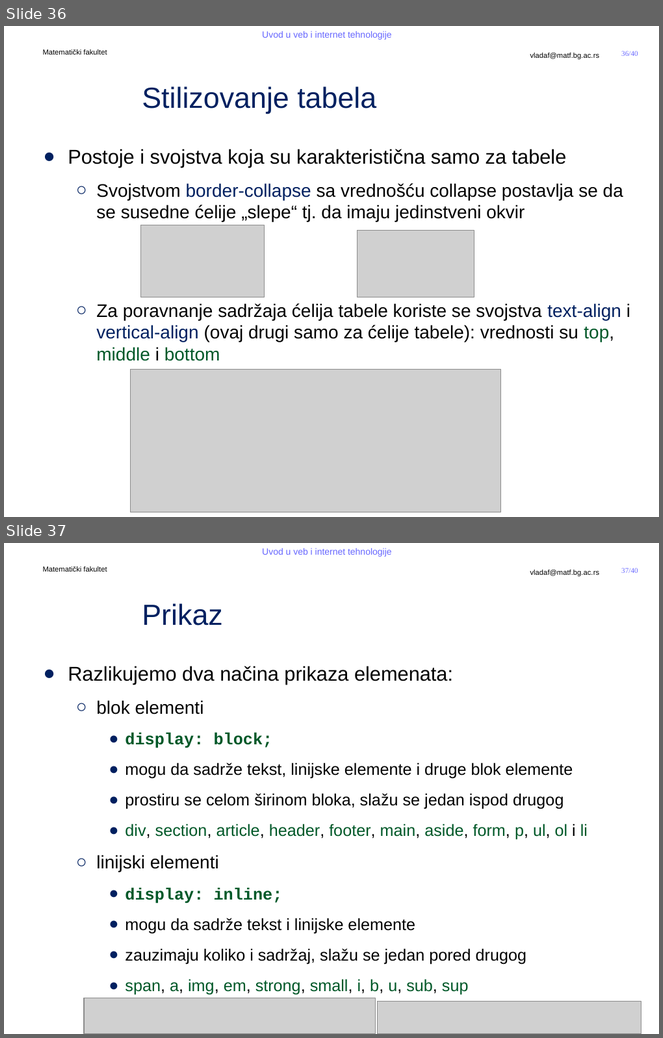
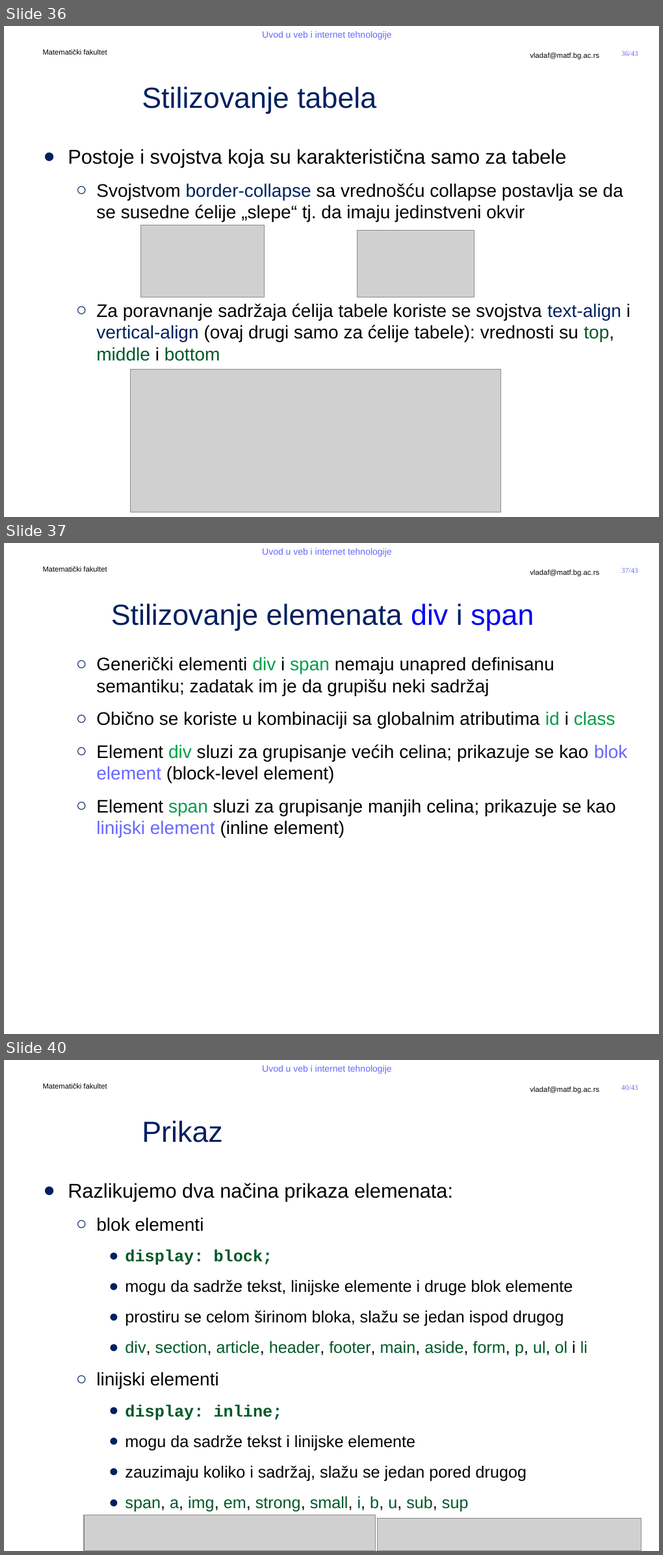
Before and after one commit to MatfUVIT/info, a slide deck: predavanja/prezentacije/UVIT04-01-Stilovi-CSS.pptx. Shown one above the other, each under a label of ours: slides 36 and 37 before the commit, slides 36, 37 and 40 after it; the slides between them are not shown. The pictures are 663x1038 and 663x1555 pixels, drawn with LibreOffice and Linux fonts; fonts in the diff are those of the drawing; grey boxes stand for pictures; background and template pictures are left out. Boxes give left, top, right and bottom in pixels: in the first picture for what was removed or moved away, otherwise in the second. Text is boxed around its words. In the diff, an @@ line names an element or a change of style, - is before the commit and + after.

```diff
--- a/predavanja/prezentacije/UVIT04-01-Stilovi-CSS.pptx
+++ b/predavanja/prezentacije/UVIT04-01-Stilovi-CSS.pptx
@@ slide 37 added at (x1=4, y1=543, x2=659, y2=1034), background #FFFFFF; not listed: 5 template elements that a slide beside it also shows @@
@@ title added at (x1=111, y1=603, x2=534, y2=631), 32 pt, text #002060 @@
+Stilizovanje elemenata div i span
@@ text added at (x1=96, y1=657, x2=627, y2=837), 20 pt, text #000000 @@
+  ○ Generički elementi div i span nemaju unapred definisanu semantiku; zadatak im je da grupišu neki sadržaj
+  ○ Obično se koriste u kombinaciji sa globalnim atributima id i class
+  ○ Element div sluzi za grupisanje većih celina; prikazuje se kao blok element (block-level element)
+  ○ Element span sluzi za grupisanje manjih celina; prikazuje se kao linijski element (inline element)
@@ page number at (x1=622, y1=51, x2=638, y2=56): text changed @@
-36/40
+36/43
@@ what was slide 37 is now slide 40 @@
@@ page number at (x1=622, y1=1085, x2=638, y2=1090): text changed @@
-37/40
+40/43
```
Also in this commit, not shown: 2 other slides added, 9 other files.
